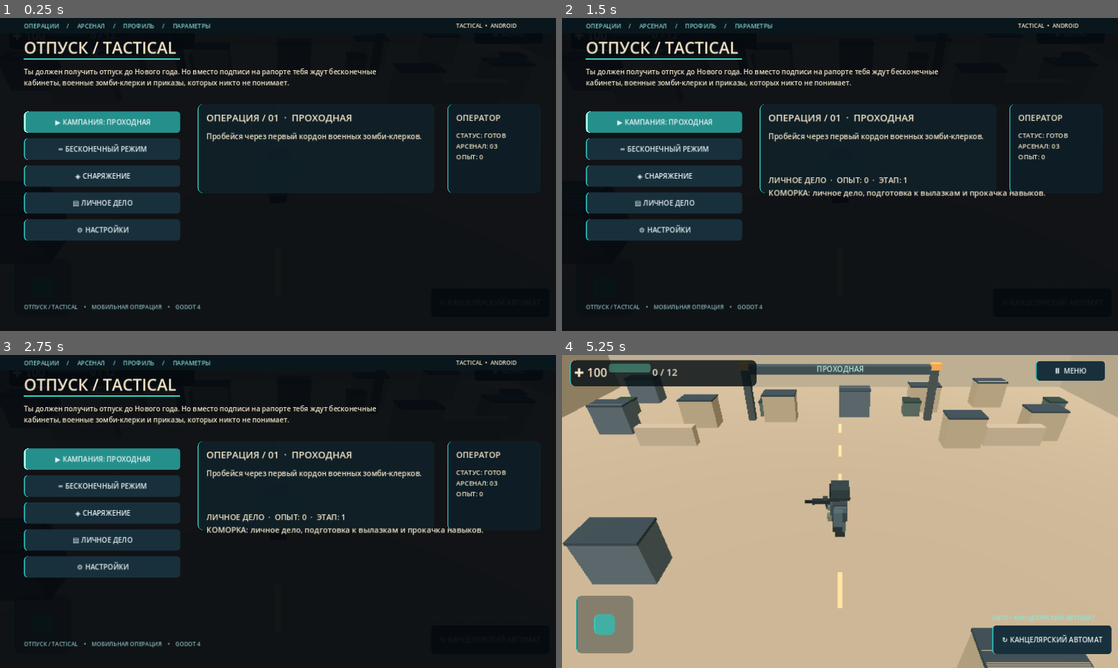
Above: before the commit, frames 1-4 (two rows, left to right).
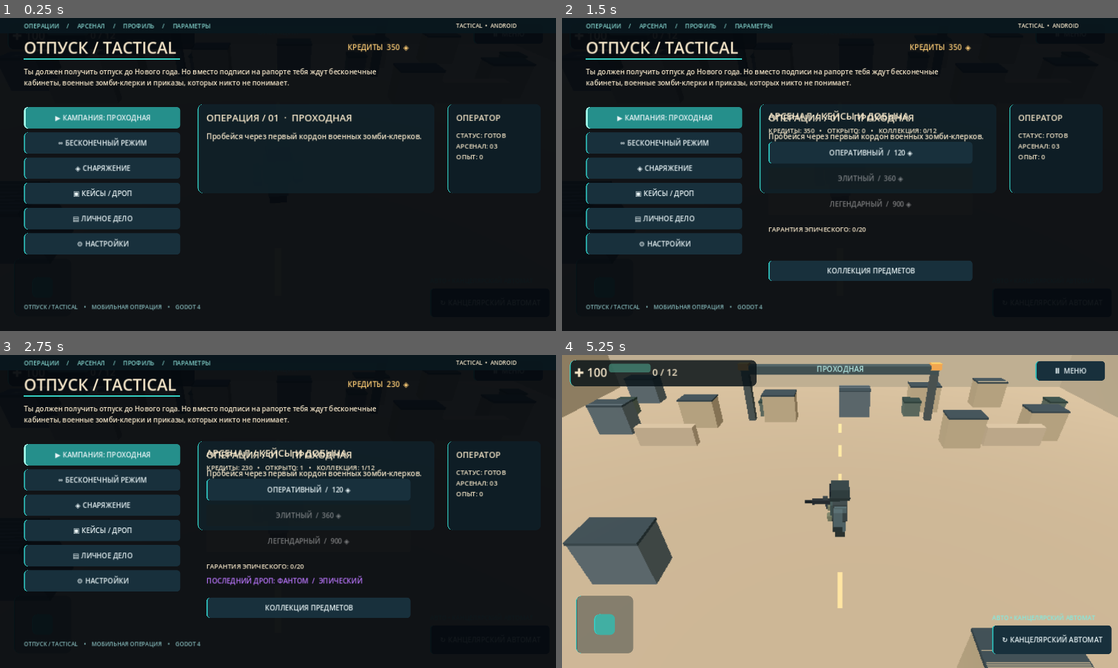
Above: after the commit, the same moments.

Repository: gemini13334-beep/---
Game: Godot game, scene res://scenes/main.tscn
The game is run twice, just before and just after one commit, with the same random seed, the same clock (stepped at 60 frames per second) and the same inputs.
Inputs (mouse positions are in pixels of both pictures, inside the frame that each line leads up to):
- Up to frame 1 (0.25 s): no input
- Up to frame 2 (1.5 s): click "Ⅱ МЕНЮ" at 0.5 s; click (662, 193) at 1.25 s, where only the run after the commit has a clickable "▣ КЕЙСЫ / ДРОП"
- Up to frame 3 (2.75 s): click (305, 489) at 2 s, where only the run after the commit has a clickable "ОПЕРАТИВНЫЙ / 120 ◈"
- Up to frame 4 (5.25 s): click (867, 608) at 2.75 s, where only the run after the commit has a clickable "КОЛЛЕКЦИЯ ПРЕДМЕТОВ"; click (867, 473) at 3.5 s, where only the run after the commit has a clickable "← К КЕЙСАМ"; click "↻ КАНЦЕЛЯРСКИЙ АВТОМАТ" at 4.25 s; click "▶ КАМПАНИЯ: ПРОХОДНАЯ" at 5 s

The runs differ from the first frame. In frame 1, 7.0% of the frame differs, in the area x 4-74%, y 8-76%; in frame 2, 12%; in frame 3, 12%, in the area x 4-87%, y 8-84%; in frame 4, nothing differs.

Commit message:
Integrate earnable credits, three case tiers, collection, pity counter, duplicate refunds and saved loot into Godot menu

Diff:
--- a/godot/scripts/main.gd
+++ b/godot/scripts/main.gd
@@ -1,6 +1,7 @@
 extends Node3D
 
 const Story = preload("res://scripts/story.gd")
+const Loot = preload("res://scripts/loot.gd")
 const SAVE_PATH := "user://vacation_save.json"
 const SETTINGS_PATH := "user://tactical_settings.json"
 var graphics_level := 1
@@ -13,6 +14,12 @@
 var kills := 0
 var hp := 100.0
 var xp := 0
+var credits := 350
+var inventory: Array[int] = []
+var loot_misses := 0
+var cases_opened := 0
+var last_drop := -1
+var loot_rng := RandomNumberGenerator.new()
 var playing := false
 var enemies: Array[Node3D] = []
 var enemy_timer := 0.0
@@ -46,6 +53,7 @@
 ]
 
 func _ready() -> void:
+ loot_rng.randomize()
  _load()
  _load_settings()
  _apply_settings()
@@ -497,10 +505,10 @@
  story.custom_minimum_size=Vector2(820,60)
  story.autowrap_mode=TextServer.AUTOWRAP_WORD_SMART
  menu_layer.add_child(story)
- var labels:=["▶ "+("КАМПАНИЯ ПРОЙДЕНА — ПОВТОР" if campaign_complete else "КАМПАНИЯ: "+str(Story.mission(stage)["name"])),"∞ БЕСКОНЕЧНЫЙ РЕЖИМ","◈ СНАРЯЖЕНИЕ","▤ ЛИЧНОЕ ДЕЛО","⚙ НАСТРОЙКИ"]
+ var labels:=["▶ "+("КАМПАНИЯ ПРОЙДЕНА — ПОВТОР" if campaign_complete else "КАМПАНИЯ: "+str(Story.mission(stage)["name"])),"∞ БЕСКОНЕЧНЫЙ РЕЖИМ","◈ СНАРЯЖЕНИЕ","▣ КЕЙСЫ / ДРОП","▤ ЛИЧНОЕ ДЕЛО","⚙ НАСТРОЙКИ"]
  for i in range(labels.size()):
   var b:=_button(labels[i])
-  b.position=Vector2(55,215+i*62)
+  b.position=Vector2(55,205+i*58)
   b.custom_minimum_size=Vector2(360,49)
   menu_layer.add_child(b)
   if i==0:
@@ -514,8 +522,13 @@
    0: b.pressed.connect(func(): _start(false))
    1: b.pressed.connect(func(): _start(true))
    2: b.pressed.connect(_show_loadout)
-   3: b.pressed.connect(_show_file)
-   4: b.pressed.connect(_show_settings)
+   3: b.pressed.connect(_show_cases)
+   4: b.pressed.connect(_show_file)
+   5: b.pressed.connect(_show_settings)
+ var credits_label:=_label("КРЕДИТЫ  %d  ◈"%credits,17)
+ credits_label.position=Vector2(800,55)
+ credits_label.add_theme_color_override("font_color",Color("#ffce76"))
+ menu_layer.add_child(credits_label)
  var mission_panel:=_panel(Vector2(455,198),Vector2(545,205),Color(0.065,0.13,0.16,0.88))
  menu_layer.add_child(mission_panel)
  var mission_title:=_label("ОПЕРАЦИЯ / %02d  ·  %s"%[stage+1,str(Story.mission(stage)["name"])],22)
@@ -538,6 +551,71 @@
  footer.position=Vector2(55,655)
  footer.add_theme_color_override("font_color",Color("#83b7b8"))
  menu_layer.add_child(footer)
+
+func _show_cases()->void:
+ _show_menu()
+ var title:=_label("АРСЕНАЛ / КЕЙСЫ И ДОБЫЧА",22)
+ title.position=Vector2(475,210)
+ menu_layer.add_child(title)
+ var details:=_label("КРЕДИТЫ: %d   •   ОТКРЫТО: %d   •   КОЛЛЕКЦИЯ: %d/%d"%[credits,cases_opened,inventory.size(),Loot.ITEMS.size()],15)
+ details.position=Vector2(475,248)
+ menu_layer.add_child(details)
+ for i in range(Loot.CASES.size()):
+  var data:Dictionary=Loot.CASES[i]
+  var button:=_button("%s  /  %d ◈"%[str(data["name"]),int(data["price"])])
+  button.position=Vector2(475,285+i*59)
+  button.custom_minimum_size=Vector2(470,50)
+  button.disabled=credits<int(data["price"])
+  button.pressed.connect(_open_case.bind(i))
+  menu_layer.add_child(button)
+ var guarantee:=_label("ГАРАНТИЯ ЭПИЧЕСКОГО: %d/20"%min(loot_misses,19),15)
+ guarantee.position=Vector2(475,475)
+ menu_layer.add_child(guarantee)
+ if last_drop>=0:
+  var item:Dictionary=Loot.ITEMS[last_drop]
+  var result:=_label("ПОСЛЕДНИЙ ДРОП: "+str(item["name"])+"  /  "+str(Loot.RARITY_NAMES[int(item["rarity"])]),16)
+  result.position=Vector2(475,508)
+  result.add_theme_color_override("font_color",Color(str(Loot.RARITY_COLORS[int(item["rarity"])])))
+  menu_layer.add_child(result)
+ var collection:=_button("КОЛЛЕКЦИЯ ПРЕДМЕТОВ")
+ collection.position=Vector2(475,558)
+ collection.custom_minimum_size=Vector2(470,47)
+ collection.pressed.connect(_show_collection)
+ menu_layer.add_child(collection)
+
+func _open_case(index:int)->void:
+ var cost:int=int(Loot.CASES[index]["price"])
+ if credits<cost:
+  return
+ credits-=cost
+ var drop:Dictionary=Loot.roll(index,loot_misses,loot_rng)
+ loot_misses=int(drop["misses"])
+ var item_id:int=int(drop["id"])
+ last_drop=item_id
+ cases_opened+=1
+ if inventory.has(item_id):
+  credits+=int(Loot.DUPLICATE_CREDITS[int(drop["rarity"])])
+ else:
+  inventory.append(item_id)
+ _save()
+ _show_cases()
+
+func _show_collection()->void:
+ _show_menu()
+ var title:=_label("КОЛЛЕКЦИЯ  /  %d ИЗ %d"%[inventory.size(),Loot.ITEMS.size()],22)
+ title.position=Vector2(475,208)
+ menu_layer.add_child(title)
+ var back:=_button("← К КЕЙСАМ")
+ back.position=Vector2(475,250)
+ back.custom_minimum_size=Vector2(470,45)
+ back.pressed.connect(_show_cases)
+ menu_layer.add_child(back)
+ for i in range(min(inventory.size(),9)):
+  var item:Dictionary=Loot.ITEMS[inventory[i]]
+  var row_label:=_label("◈ "+str(item["name"])+"   /   "+str(Loot.RARITY_NAMES[int(item["rarity"])]),15)
+  row_label.position=Vector2(475,310+i*32)
+  row_label.add_theme_color_override("font_color",Color(str(Loot.RARITY_COLORS[int(item["rarity"])])))
+  menu_layer.add_child(row_label)
 
 func _show_loadout()->void:
  _show_menu()
@@ -625,6 +703,7 @@
   campaign_complete=true
  else:
   stage+=1
+ credits+=220+stage*45
  _save()
  _show_result(true)
 
@@ -667,7 +746,16 @@
   stage=clampi(int(data.get("stage",0)),0,Story.MISSIONS.size()-1)
   xp=int(data.get("xp",0))
   campaign_complete=bool(data.get("campaign_complete",false))
+  credits=max(0,int(data.get("credits",350)))
+  loot_misses=clampi(int(data.get("loot_misses",0)),0,19)
+  cases_opened=max(0,int(data.get("cases_opened",0)))
+  last_drop=clampi(int(data.get("last_drop",-1)),-1,Loot.ITEMS.size()-1)
+  inventory.clear()
+  for value in data.get("inventory",[]):
+   var item_id:int=int(value)
+   if item_id>=0 and item_id<Loot.ITEMS.size() and not inventory.has(item_id):
+    inventory.append(item_id)
 
 func _save()->void:
  var file:=FileAccess.open(SAVE_PATH,FileAccess.WRITE)
- file.store_string(JSON.stringify({"stage":stage,"xp":xp,"campaign_complete":campaign_complete}))
+ file.store_string(JSON.stringify({"stage":stage,"xp":xp,"campaign_complete":campaign_complete,"credits":credits,"loot_misses":loot_misses,"cases_opened":cases_opened,"last_drop":last_drop,"inventory":inventory}))
